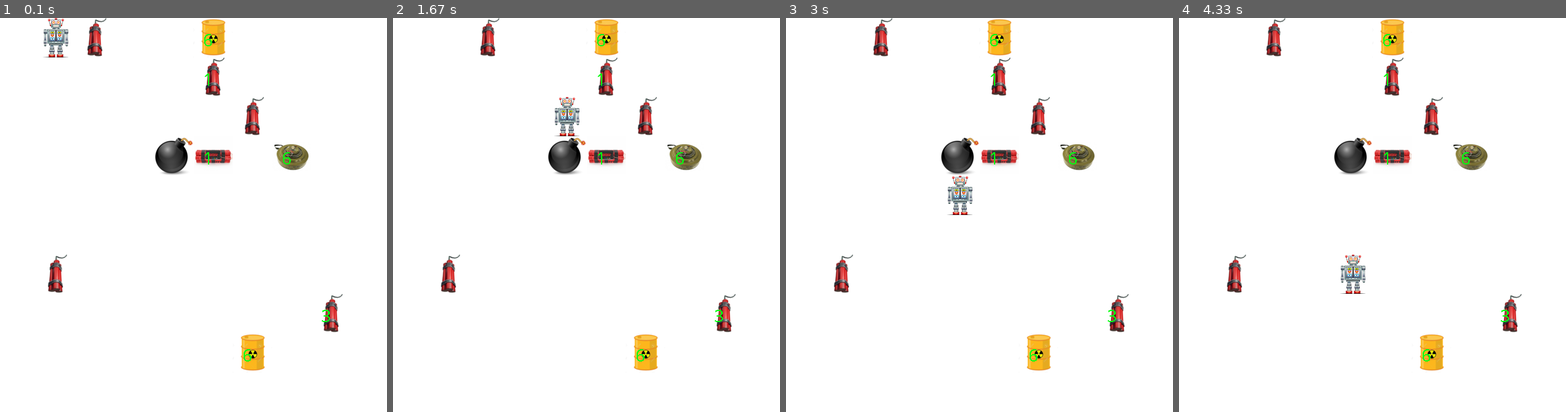
Above: before the commit, frames 1-4 (left to right).
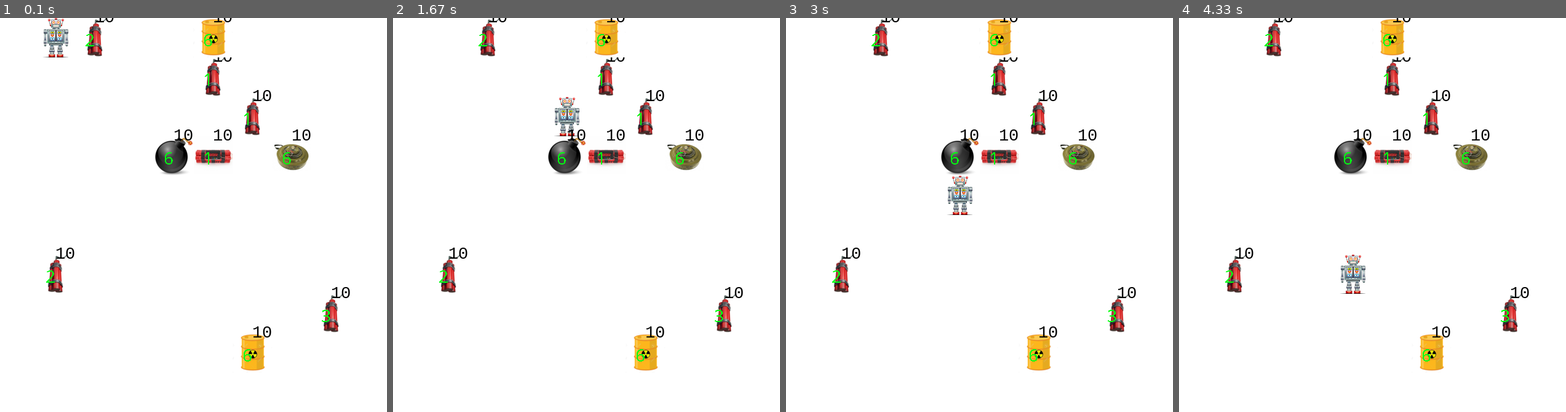
Above: after the commit, the same moments.

Repository: dBanasiak/SZI-SAPER
Game: pygame game, started from mapGeneratorPygame/app.py
Same seed, same stepped clock (60 frames per second), same inputs: the game is played once before the commit and once after it.
Inputs:
- Up to frame 1 (0.1 s): no input
- Up to frame 2 (1.67 s): no input
- Up to frame 3 (3 s): no input
- Up to frame 4 (4.33 s): no input

The runs differ from the first frame. In frame 1, 0.6% of the frame differs, in the area x 11-91%, y 0-82%; in frame 2, 0.6%; in frame 3, 0.6%; in frame 4, 0.6%.

Commit message:
Counter init

Diff:
--- a/mapGeneratorPygame/mapGenerator.py
+++ b/mapGeneratorPygame/mapGenerator.py
@@ -40,6 +40,10 @@
     myFont = pygame.font.SysFont('Comic Sans MS', 30)
     textSurface = []
 
+    counter, counterText = 10, '10'.rjust(3)
+    pygame.time.set_timer(pygame.USEREVENT, 10000)
+    counterFont = pygame.font.SysFont('Consolas', 30)
+
     # Ścieżka do danych tekstowych dla AI
     exPath = '../neuralNetwork/numArEx.txt'
     # Ścieżka do bazy przykładów dla AI
@@ -77,6 +81,9 @@
         for event in pygame.event.get():
             if event.type == pygame.QUIT:
                 done = True
+            if event.type == pygame.USEREVENT:
+                counter -= 1
+                counterText = str(counter).rjust(3) if counter > 0 else 'boom!'
         screen.fill(WHITE)
 
         for row in mapMatrix:
@@ -95,9 +102,7 @@
         for i in range(10):
             screen.blit(allBombs[i], ((bombProp[i][4]), (bombProp[i][5])))
             screen.blit(textSurface[i], ((bombProp[i][4]) + 16, (bombProp[i][5]) + 16))
-
-        for i in range(4):
-            screen.blit(allBombs[i], ((bombProp[i][4]), (bombProp[i][5])))
+            screen.blit(counterFont.render(counterText, True, (0, 0, 0)), ((bombProp[i][4]) + 16, (bombProp[i][5]) - 16))
 
         pygame.display.flip()
         clock.tick(FPS)
